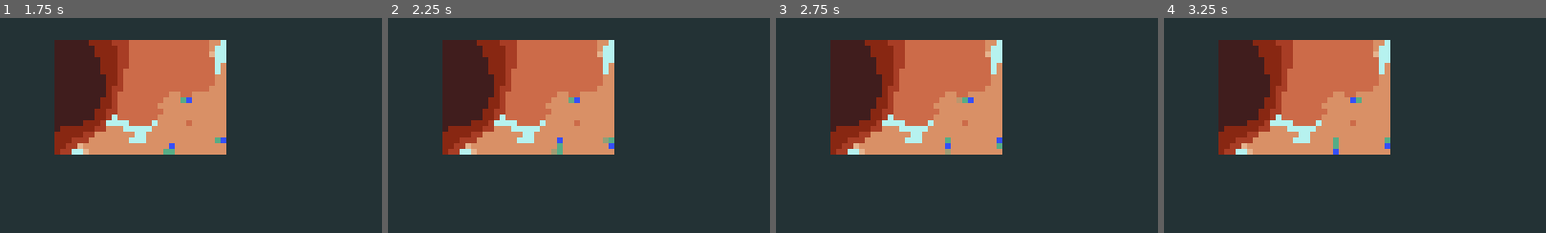
Above: before the commit, frames 1-4 (left to right).
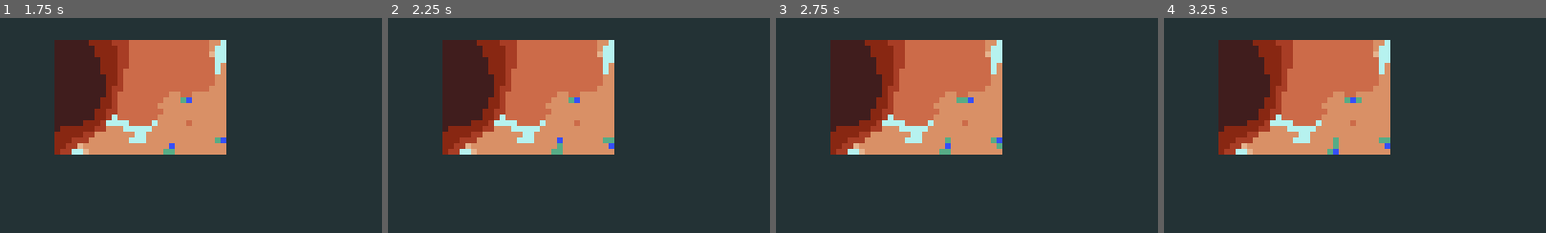
Above: after the commit, the same moments.

Repository: qgEyal/GOLEM_012
Game: Godot game, scene res://scenes/main.tscn
The game is run twice, just before and just after one commit, with the same random seed, the same clock (stepped at 60 frames per second) and the same inputs.
Inputs (mouse positions are % of the whole screen's width and height, from its top left):
- Up to frame 1 (1.75 s): click "Start Simulation" at 0.5 s; move the mouse to (72, 45) at 1.27 s; hold D (map_right) from 1.28 s (still down); hold T (change) from 1.28 s (still down); click (72, 45) at 1.42 s
- Up to frame 2 (2.25 s): move the mouse to (30, 55) at 2.02 s; release D (map_right) at 2.03 s; release T (change) at 2.03 s; hold S (map_down) from 2.03 s (still down); tap T (change) at 2.1 s
- Up to frame 3 (2.75 s): keep holding S (map_down)
- Up to frame 4 (3.25 s): tap Enter at 2.75 s; move the mouse to (60, 28) at 2.77 s; release S (map_down) at 2.78 s; hold D (map_right) from 2.78 s (still down); hold G (toggle_grid) from 2.78 s (still down); tap T (change) at 3.05 s
The pictures show only the part of the screen within x 22-72%, y 22-72%; the shares and areas given below are measured in that part.

Frame 1 is identical in both runs. In frame 2, less than 0.1% of the frame differs, in the area x 42-58%, y 55-64%; in frame 3, 0.2%, in the area x 42-58%, y 36-64%; in frame 4, 0.1%.

Commit message:
Tweaking INT phase - start

Diff:
--- a/scenes/main.tscn
+++ b/scenes/main.tscn
@@ -81,7 +81,7 @@
 ale_count = 3
 ale_color = Color(0.209178, 0.308133, 0.974444, 1)
 trail_color = Color(0.337546, 0.675264, 0.527272, 1)
-trail_duration = 1.5
+trail_duration = 3.0
 trail_fade = 0.75
 
 [node name="Map" parent="InterfaceRoot/MainHContainer/MainVContainer/SubViewportContainer/SubViewport/Main" instance=ExtResource("2_v6vlg")]
--- a/scripts/config/init_config.gd
+++ b/scripts/config/init_config.gd
@@ -2,27 +2,31 @@
 # Handles INIT role assignment for GOLEM ALEs via Dirichlet sampling
 
 extends Node
-# because it's autoloaded, can't use the classname
-# change if assigned at runtime via preload()
 class_name InitConfig
+
+# ─── RNG for sampling ───
+static var _rng: RandomNumberGenerator = RandomNumberGenerator.new()
+static var _seeded: bool = false
+
+static func _seed_rng() -> void:
+	if not _seeded:
+		_rng.randomize()
+		_seeded = true
 
 # ─── Roguelike role‑assignment parameters ───
 const TEAMS: PackedStringArray = ["Pathfinders", "Lorekeepers", "Heralds", "Wardens"]
-
 const TEAM_ALPHA: Dictionary = {
 	"Pathfinders": 1.0,
 	"Lorekeepers": 1.0,
 	"Heralds": 1.0,
 	"Wardens": 1.0
 }
-
 const ARCHETYPE_ALPHA: Dictionary = {
 	"Pathfinders": {"Scout": 1.0, "Explorer": 1.0},
 	"Lorekeepers": {"Archivist": 1.0, "Scribe": 1.0},
 	"Heralds": {"Courier": 1.0, "Glyphweaver": 1.0},
 	"Wardens": {"Sentinel": 1.0, "Alchemist": 1.0}
 }
-
 const ARCHETYPE_COMMAND_BIAS: Dictionary = {
 	"Scout": "MOVE",
 	"Explorer": "MOVE",
@@ -34,50 +38,48 @@
 	"Alchemist": "PROC"
 }
 
-# ─── Assigns a team, archetype, and command bias atomically ───
+# ─── Choose a team by sampling Dirichlet(α) — here α=1 simplifies to Exponential(1) ───
+static func choose_team() -> String:
+	_seed_rng()
+	var weights: Dictionary = {}
+	var total: float = 0.0
+	for team in TEAMS:
+		# Gamma(1,1) = Exponential(1)
+		var g: float = -log(_rng.randf())
+		weights[team] = g
+		total += g
+	var threshold: float = _rng.randf() * total
+	var cumulative: float = 0.0
+	for team in TEAMS:
+		cumulative += weights[team]
+		if threshold <= cumulative:
+			return team
+	return TEAMS[0]  # fallback
+
+# ─── Choose an archetype within a given team ───
+static func choose_archetype(team: String) -> String:
+	_seed_rng()
+	var weights: Dictionary = {}
+	var total: float = 0.0
+	var arch_dict: Dictionary = ARCHETYPE_ALPHA[team]
+	for arche in arch_dict.keys():
+		var g: float = -log(_rng.randf())
+		weights[arche] = g
+		total += g
+	var threshold: float = _rng.randf() * total
+	var cumulative: float = 0.0
+	for arche in weights.keys():
+		cumulative += weights[arche]
+		if threshold <= cumulative:
+			return arche
+	return arch_dict.keys()[0]  # fallback
+
+# ─── Atomically assign team, archetype, and command bias ───
 static func assign_init_role() -> Dictionary:
-	var result: Dictionary = {
-		"team":      "",
-		"archetype": "",
-		"command":   ""
+	var team_name: String = choose_team()
+	var archetype: String = choose_archetype(team_name)
+	return {
+		"team": team_name,
+		"archetype": archetype,
+		"command": ARCHETYPE_COMMAND_BIAS[archetype]
 	}
-
-	# 1) Sample each team's weight via Γ(α,1) ≈ pow(randf(), 1/α)
-	var team_weights: Dictionary = {}
-	var team_sum: float       = 0.0
-	for team_name in TEAMS:
-		var alpha_val: float    = TEAM_ALPHA[team_name]
-		var sample_val: float   = pow(randf(), 1.0 / alpha_val)
-		team_weights[team_name]  = sample_val
-		team_sum                += sample_val
-
-	# 2) Pick one team proportionally
-	var pick: float        = randf() * team_sum
-	var cumulative: float  = 0.0
-	for team_name in TEAMS:
-		cumulative += team_weights[team_name]
-		if pick <= cumulative:
-			result["team"] = team_name
-			break
-
-	# 3) Sample archetype within the chosen team
-	var arch_weights: Dictionary = {}
-	var arch_sum: float         = 0.0
-	for arch_name in ARCHETYPE_ALPHA[result["team"]].keys():
-		var alpha_val2: float   = ARCHETYPE_ALPHA[result["team"]][arch_name]
-		var sample2: float      = pow(randf(), 1.0 / alpha_val2)
-		arch_weights[arch_name] = sample2
-		arch_sum               += sample2
-
-	pick       = randf() * arch_sum
-	cumulative = 0.0
-	for arch_name in arch_weights.keys():
-		cumulative += arch_weights[arch_name]
-		if pick <= cumulative:
-			result["archetype"] = arch_name
-			break
-
-	# 4) Map chosen archetype to core‑command bias
-	result["command"] = ARCHETYPE_COMMAND_BIAS[result["archetype"]]
-
-	return result
--- a/scripts/entities/ale.gd
+++ b/scripts/entities/ale.gd
@@ -8,9 +8,9 @@
 
 @export var definition : ALEdefinition : set = set_definition   # injected by manager
 @onready var main : Main
-@onready var map : Map
-
-var assigned_team : String
+@onready var map  : Map
+
+var assigned_team      : String
 var assigned_archetype : String
 
 
@@ -343,9 +343,9 @@
 	'''
 
 	var init_data: Dictionary = InitConfig.assign_init_role()
-	assigned_team = init_data["team"]
+	assigned_team      = init_data["team"]
 	assigned_archetype = init_data["archetype"]
-	assigned_command = init_data["command"]
+	assigned_command   = init_data["command"]
 
 	# Debug
 	print("ALE %d → Team %s, Archetype %s, Command %s"
--- a/scripts/entities/ale_manager.gd
+++ b/scripts/entities/ale_manager.gd
@@ -6,6 +6,11 @@
 # ────────────────────────────────────────────────────────────────────────────
 @export var ale_scene      : PackedScene     # ALE.tscn
 @export var ale_definition : ALEdefinition   # baseline .tres
+
+#const InitConfig = preload("res://scripts/config/init_config.gd")
+
+var rng := RandomNumberGenerator.new()
+
 
 # Injected from Main
 var map  : Map
@@ -22,6 +27,10 @@
 
 var ales      : Dictionary = {}   # name → ALE
 var occupancy : Dictionary = {}   # Vector2i → ALE
+
+func _ready() -> void:
+	rng.randomize()
+
 
 # ───────────────────────────────── PUBLIC API
 func initialize(
